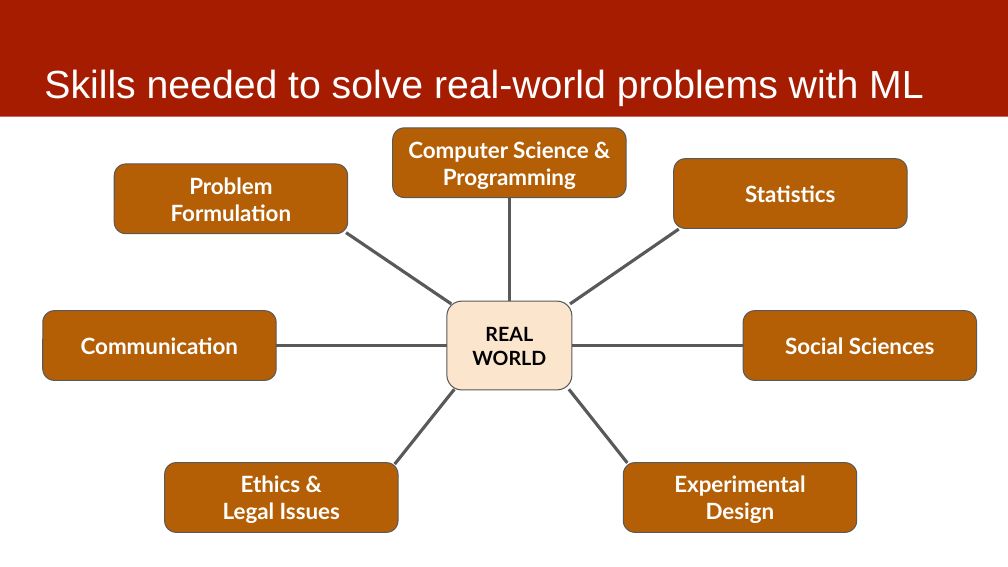
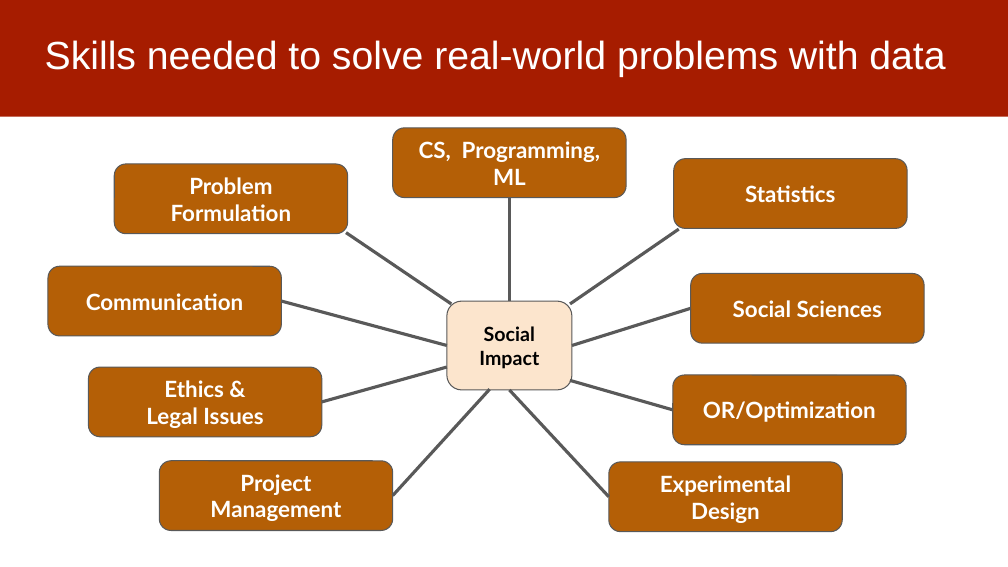
Before and after one commit to dssg/mlforpublicpolicylab, a slide deck: slide 6 of Lectures/01-ClassOverview.pptx. Drawn at 1008x567 pixels with LibreOffice and Linux fonts; fonts in the diff are those of the drawing. Boxes give left, top, right and bottom in pixels: in the first picture for what was removed or moved away, otherwise in the second. Text is boxed around its words. In the diff, an @@ line names an element or a change of style, - is before the commit and + after.

Commit message:
updated

```diff
--- a/Lectures/01-ClassOverview.pptx
+++ b/Lectures/01-ClassOverview.pptx
@@ title at (45, 40, 945, 77): text changed @@
-Skills needed to solve real-world problems with ML
+Skills needed to solve real-world problems with data
@@ text in rounded rectangle at (419, 141, 600, 185): text changed @@
-Computer Science &
-Programming
+CS, Programming, ML
@@ rounded rectangle "Communication": place and size @@
-rounded rectangle "Communication" at (42, 310, 276, 380)
+rounded rectangle "Communication" at (48, 266, 282, 336)
@@ rounded rectangle "Social Sciences": place and size @@
-rounded rectangle "Social Sciences" at (743, 310, 977, 380)
+rounded rectangle "Social Sciences" at (690, 273, 924, 343)
@@ line moved from (276, 346) - (447, 346) to (281, 301) - (447, 346) @@
@@ text in rounded rectangle at (479, 326, 539, 369): text changed @@
-REAL
-WORLD
+Social Impact
@@ line moved from (743, 346) - (572, 346) to (690, 308) - (572, 346) @@
@@ rounded rectangle "Ethics &": place and size @@
-rounded rectangle "Ethics &" at (164, 463, 398, 532)
+rounded rectangle "Ethics &" at (89, 367, 323, 436)
@@ line moved from (395, 464) - (455, 389) to (322, 402) - (447, 367) @@
@@ line added from (393, 496) to (490, 389), #595959 2.25 pt @@
@@ line moved from (627, 463) - (569, 389) to (672, 410) - (570, 380) @@
@@ rounded rectangle added at (672, 375, 906, 445), fill #B45F06, outline #595959 0.75 pt, 16 pt, text #FFFFFF, bold @@
+OR/Optimization
@@ line added from (609, 497) to (509, 390), #595959 2.25 pt @@
@@ rounded rectangle added at (159, 461, 393, 530), fill #B45F06, outline #595959 0.75 pt, 16 pt, text #FFFFFF, bold @@
+Project Management
@@ rounded rectangle "Experimental": place and size @@
-rounded rectangle "Experimental" at (623, 463, 857, 532)
+rounded rectangle "Experimental" at (609, 462, 843, 531)
```
Also in this commit, not shown: 4 other slides changed.
